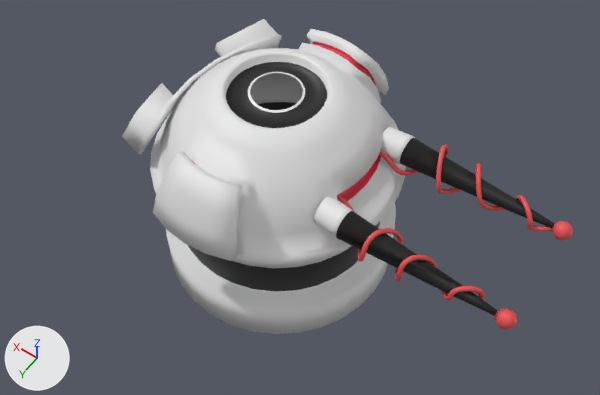
A saved change to the Blender file assets/Nomi/3D/2x2_module_modern_laserTower.blend.
Camera for both pictures: a 50 mm lens placed at (-2.72, 3.51, 6.31), pointed at (-0.41, 0.28, 1.23). The lights are fixed; the arrows at lower left show +X, +Y and +Z.

Objects in the first picture: 'BezierCurve', 'Cannontower', 'Cannontower.001', 'Cannontower.002'.
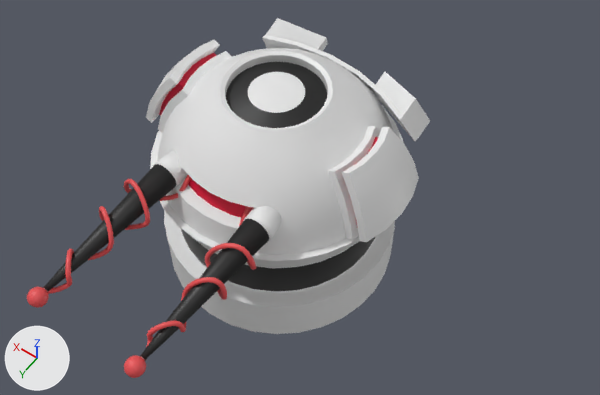
Edits to the bpy script that builds the scene:
```text
Change me_sphere:
    used by ob_cannontower; location = (0.0, 0.0, 0.0)
    remove me_sphere.from_pydata(...)  # 872 vertices, 809 faces; spans x -1.04..1.06, y -1.16..1.16, z 0.06..1.94
    add me_sphere.from_pydata(...)  # 872 vertices, 811 faces; spans x -1.16..1.16, y -1.06..1.04, z 0.06..1.94
    me_sphere part 1: 35 vertices moved from x -0.92..0.92, y -1.04..0.31, z 1.23..1.74 to x -1.04..1.04, y -1.02..0.35, z 1.23..1.74; 144 vertices removed from x -0.91..1.06, y -1.16..0.72, z 1.23..1.8; 202 vertices added at x -1.16..1.16, y -1.06..0.38, z 1.23..1.8
    me_sphere part 2: 8 vertices moved from x -0.35..0.0, y 0.77..1.04, z 1.23..1.74 to x -0.32..0.0, y 0.69..0.92, z 1.38..1.56; 68 vertices removed from x -0.38..0.38, y 0.71..1.16, z 1.23..1.8; 10 vertices added at x -0.47..0.31, y 0.62..0.91, z 1.38..1.56
    me_sphere part 3: 1 face spanning x -0.32..-0.15, y 0.69..0.81, z 1.39..1.55 switches from mat_material_004 (white #e7e7e7) to mat_material_005 (red #dd0034)
    me_sphere part 4: 1 face spanning x -0.91..-0.83, y -0.35..-0.25, z 1.41..1.59 switches from mat_material_005 (red #dd0034) to mat_material_004 (white #e7e7e7)
Add me_beziercurve:
    me_beziercurve.from_pydata(...)  # 3742 vertices, 3778 faces; spans x -0.62..0.62, y -0.02..1.57, z -0.16..0.16
    me_beziercurve.polygons.foreach_set('use_smooth', [True] * 3778)
    # faces by material slot: [3328, 322, 128]
    me_beziercurve.materials.append(mat_material_003)  # red #e75053
    me_beziercurve.materials.append(mat_material_004)  # white #e7e7e7
    me_beziercurve.materials.append(mat_material_001)  # black #191919
Change ob_beziercurve:
    remove _m = ob_beziercurve.modifiers.new('Mirror', 'MIRROR')
    remove _m.use_axis = (False, True, False)
    ob_beziercurve: bpy.data.objects.new('BezierCurve', cu_beziercurve) -> bpy.data.objects.new('BezierCurve', me_beziercurve)
    ob_beziercurve.location: (0.0, 0.0, 0.0) -> (0.0, 0.639, 1.451)
Remove ob_cannontower_001:
    ob_cannontower_001 = bpy.data.objects.new('Cannontower.001', me_sphere_002)
    ob_cannontower_001.location = (0.0, 0.0, 0.0)
    _m = ob_cannontower_001.modifiers.new('Mirror', 'MIRROR')
    _m.use_axis = (False, True, False)
Remove ob_cannontower_002:
    ob_cannontower_002 = bpy.data.objects.new('Cannontower.002', me_sphere_003)
    ob_cannontower_002.location = (-0.889, 0.434, 1.451)
    ob_cannontower_002.rotation_euler = (4.728, -3.295, -4.718)  # degrees (271, -189, -270)
    ob_cannontower_002.scale = (0.618, 0.618, 0.618)
```

Boxes (x1, y1, x2, y2) around the edits, measured in the pictures (600 x 395 px; the box of a moved part takes in the faces that stretch with it):
'Cannontower', reshaped: before (122, 19, 406, 334); after (146, 18, 430, 334)
'BezierCurve', reshaped, moved, modifiers changed (18% wider, 32% taller): before (337, 144, 553, 317); after (27, 150, 281, 378)
'Cannontower.001', deleted (black): before (314, 127, 573, 330)
    faces in mat_material_001 (black #191919): (336, 138, 555, 316)
    faces in mat_material_004 (white #e7e7e7): (314, 127, 555, 316)
    faces in mat_material_003 (red #e75053): (495, 221, 573, 330)
'Cannontower.002', deleted: before (314, 197, 513, 321)
    faces in mat_material_001 (black #191919): (337, 211, 498, 311)
    faces in mat_material_004 (white #e7e7e7): (314, 197, 354, 234)
part 1 of me_sphere, moved or reshaped: before (122, 19, 398, 222); after (146, 18, 430, 242)
part 2 of me_sphere, cut back: before (153, 147, 253, 261); after (170, 148, 253, 244)
part 3 of me_sphere, recoloured: before (237, 209, 244, 234); after (231, 203, 253, 218)
part 4 of me_sphere, recoloured: before (373, 154, 381, 170)
